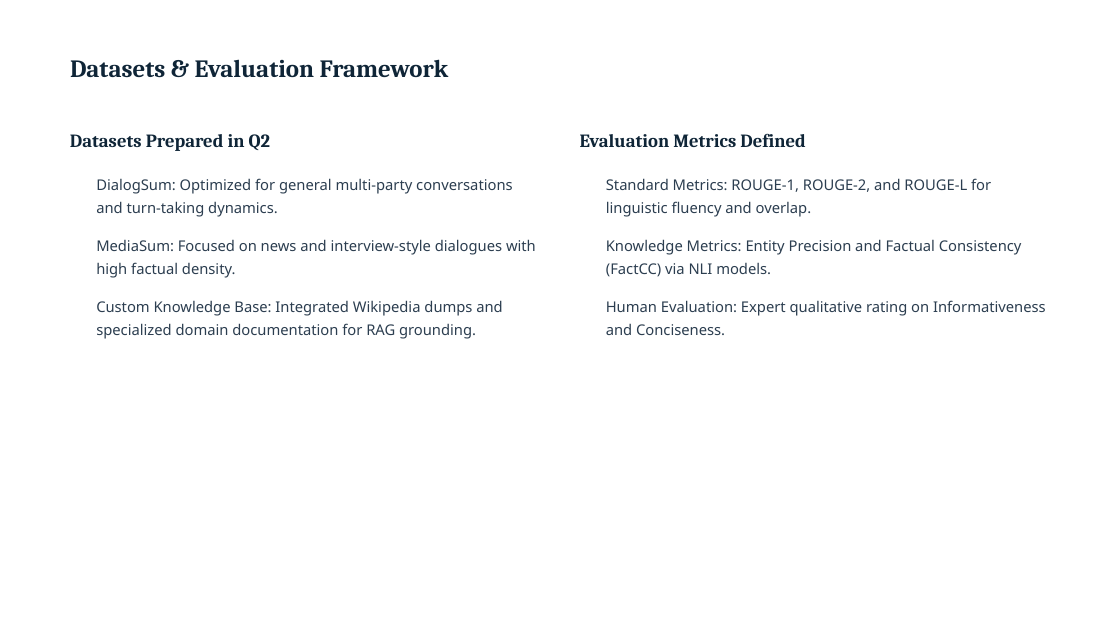
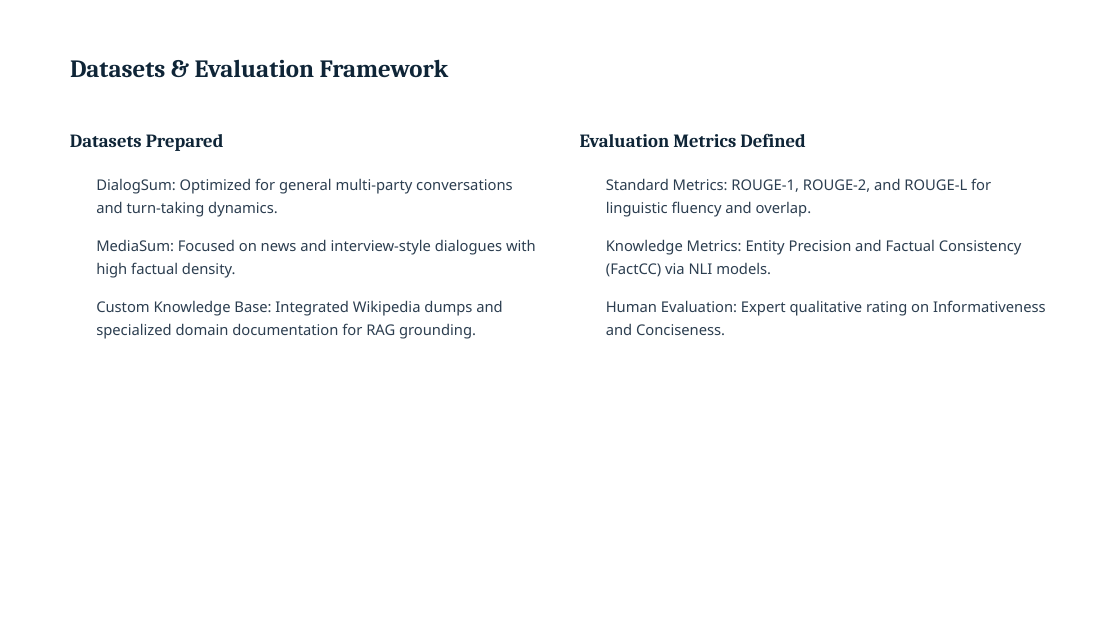
Before and after one commit to sOuL2000s/single-ppt-hosting-website, a slide deck: slide 9 of Q2_Project_Status_Update_Advanced_AI_Dialogue_Summarization_Framework.pptx (slide 7 before the commit). Drawn at 1120x630 pixels with LibreOffice and Linux fonts; fonts in the diff are those of the drawing; background and template pictures are left out. Boxes give left, top, right and bottom in pixels: in the first picture for what was removed or moved away, otherwise in the second. Text is boxed around its words. In the diff, an @@ line names an element or a change of style, - is before the commit and + after.

```diff
--- a/Q2_Project_Status_Update_Advanced_AI_Dialogue_Summarization_Framework.pptx
+++ b/Q2_Project_Status_Update_Advanced_AI_Dialogue_Summarization_Framework.pptx
@@ text at bbox=[70, 134, 224, 151]: text changed @@
-Datasets Prepared in Q2
+Datasets Prepared
```
Also in this commit, not shown: 2 other slides changed, 7 slides added, 4 slides removed.
